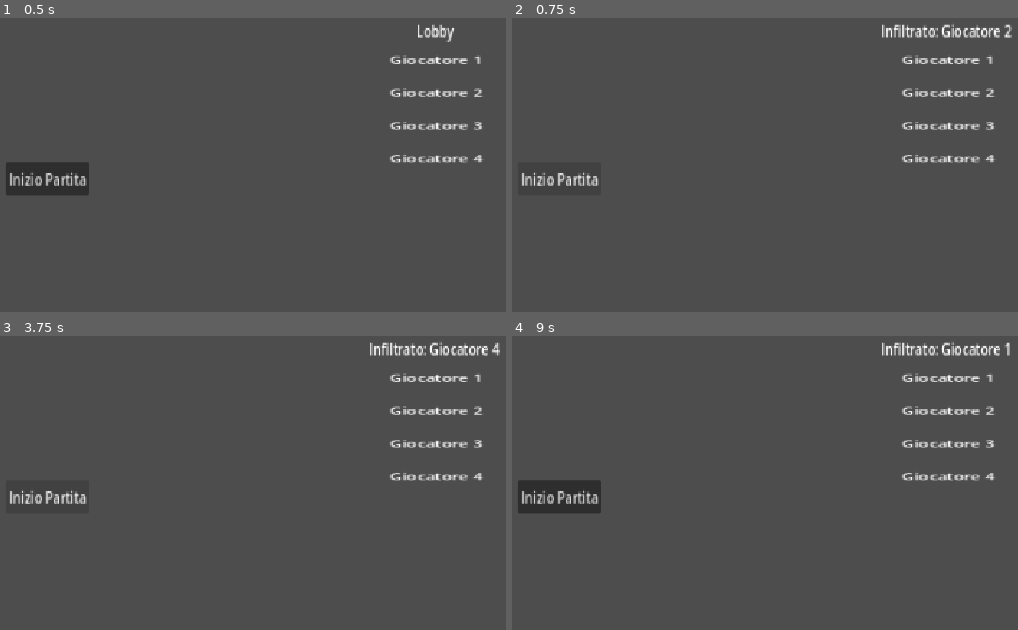
Above: before the commit, frames 1-4 (two rows, left to right).
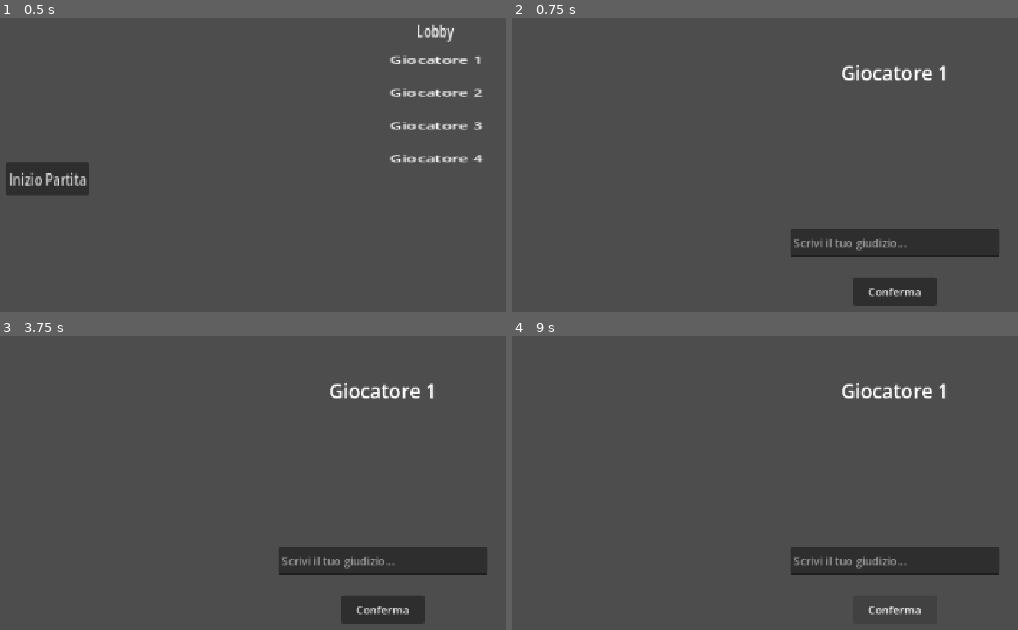
Above: after the commit, the same moments.

Repository: lucamaltempo-lgtm/Timbro-d-Ufficio
Game: Godot game, scene res://sch_princ.tscn
Same seed, same stepped clock (60 frames per second), same inputs: the game is played once before the commit and once after it.
Inputs (mouse positions are in pixels of both pictures, inside the frame that each line leads up to):
- Up to frame 1 (0.5 s): no input
- Up to frame 2 (0.75 s): click "Inizio Partita" at 0.5 s
- Up to frame 3 (3.75 s): click (384, 609) at 1.25 s, where only the run after the commit has a clickable "Conferma"; click (45, 497) at 2 s, where only the run before the commit has a clickable "Inizio Partita"; click (384, 609) at 2.75 s, where only the run after the commit has a clickable "Conferma"; click (45, 497) at 3.5 s, where only the run before the commit has a clickable "Inizio Partita"
- Up to frame 4 (9 s): click (896, 609) at 4.25 s, where only the run after the commit has a clickable "Conferma"; tap Enter at 5, 6.5, 8 s; tap Space at 5.75, 7.25, 8.75 s

Frame 1 is identical in both runs. In frame 2, 7.8% of the frame differs, in the area x 1-99%, y 2-98%; in frame 3, 7.8%; in frame 4, 7.8%.

Commit message:
Collega lobby e schermata timbri, infiltrato segreto
- Il bottone della lobby passa alla scena assegnazione_timbri.tscn
- Aggiunto autoload GameState per condividere il nome dell'infiltrato
  tra le scene senza mostrarlo mai a schermo

Co-Authored-By: Claude Sonnet 5 <noreply@anthropic.com>
Claude-Session: https://claude.ai/code/session_011Q5gddiN1F7m64ZGAXdZRN

Diff:
--- a/assegnazione_timbri.gd
+++ b/assegnazione_timbri.gd
@@ -11,6 +11,8 @@
 
 func _ready() -> void:
 	print("Script assegnazione timbri partito")
+	# GameState.infiltrato è disponibile per la logica di gioco ma non va
+	# mostrato a schermo: l'infiltrato deve restare segreto.
 	bottone_conferma.pressed.connect(_on_conferma_premuto)
 	_mostra_giocatore_corrente()
 
--- a/button.gd
+++ b/button.gd
@@ -8,4 +8,7 @@
 	print("Bottone premuto")
 	var giocatori = get_node("../VBoxContainer").get_children()
 	var infiltrato = giocatori[randi() % giocatori.size()]
-	get_node("../Label").text = "Infiltrato: " + infiltrato.text
+	# L'infiltrato resta segreto: non viene mostrato a schermo, solo salvato
+	# in GameState per la logica di gioco nella schermata successiva.
+	GameState.infiltrato = infiltrato.text
+	get_tree().change_scene_to_file("res://assegnazione_timbri.tscn")
--- /dev/null
+++ b/game_state.gd
@@ -0,0 +1,4 @@
+extends Node
+
+# Singleton (autoload) usato per passare dati tra le scene.
+var infiltrato: String = ""
--- a/project.godot
+++ b/project.godot
@@ -15,6 +15,10 @@
 config/features=PackedStringArray("4.7", "Forward Plus")
 config/icon="res://icon.svg"
 
+[autoload]
+
+GameState="*res://game_state.gd"
+
 [display]
 
 window/stretch/mode="canvas_items"
